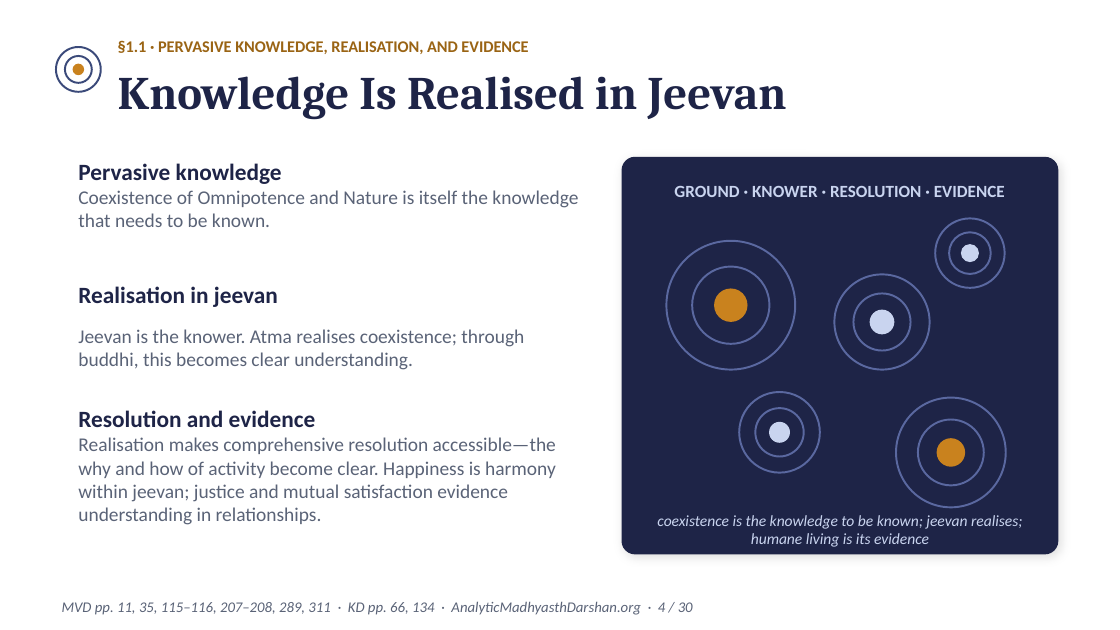
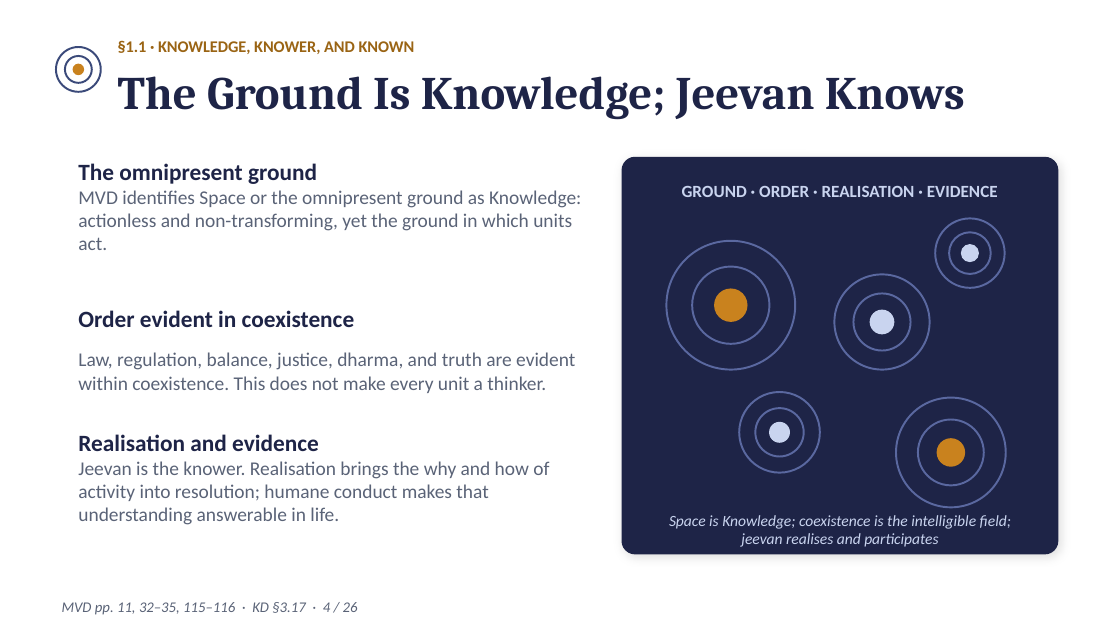
Before and after one commit to raghavamohan/AnalyticMadhyasthDarshan, a slide deck: slide 4 of Studies/The-Epistemology-of-Coexistence/The-Epistemology-of-Coexistence-Madhyasth-Darshan.pptx. Drawn at 1120x630 pixels with LibreOffice and Linux fonts; fonts in the diff are those of the drawing. Boxes give left, top, right and bottom in pixels: in the first picture for what was removed or moved away, otherwise in the second. Text is boxed around its words. In the diff, an @@ line names an element or a change of style, - is before the commit and + after.

Commit message:
Update epistemology Madhyasth Darshan deck

```diff
--- a/Studies/The-Epistemology-of-Coexistence/The-Epistemology-of-Coexistence-Madhyasth-Darshan.pptx
+++ b/Studies/The-Epistemology-of-Coexistence/The-Epistemology-of-Coexistence-Madhyasth-Darshan.pptx
@@ text at (x1=118, y1=40, x2=415, y2=54): text changed @@
-§1.1 · PERVASIVE KNOWLEDGE, REALISATION, AND EVIDENCE
+§1.1 · KNOWLEDGE, KNOWER, AND KNOWN
@@ text at (x1=118, y1=76, x2=965, y2=119): text changed @@
-Knowledge Is Realised in Jeevan
+The Ground Is Knowledge; Jeevan Knows
@@ text at (x1=78, y1=163, x2=581, y2=525): text changed @@
-Pervasive knowledge
-Coexistence of Omnipotence and Nature is itself the knowledge that needs to be known.
-Realisation in jeevan
-Jeevan is the knower. Atma realises coexistence; through buddhi, this becomes clear understanding.
-Resolution and evidence
-Realisation makes comprehensive resolution accessible—the why and how of activity become clear. Happiness is harmony within jeevan; justice and mutual satisfaction evidence understanding in relationships.
+The omnipresent ground
+MVD identifies Space or the omnipresent ground as Knowledge: actionless and non-transforming, yet the ground in which units act.
+Order evident in coexistence
+Law, regulation, balance, justice, dharma, and truth are evident within coexistence. This does not make every unit a thinker.
+Realisation and evidence
+Jeevan is the knower. Realisation brings the why and how of activity into resolution; humane conduct makes that understanding answerable in life.
@@ text at (x1=682, y1=186, x2=998, y2=197): text changed @@
-GROUND · KNOWER · RESOLUTION · EVIDENCE
+GROUND · ORDER · REALISATION · EVIDENCE
@@ text at (x1=669, y1=515, x2=1011, y2=547): text changed @@
-coexistence is the knowledge to be known; jeevan realises; humane living is its evidence
+Space is Knowledge; coexistence is the intelligible field; jeevan realises and participates
@@ text at (x1=62, y1=602, x2=358, y2=615): text changed @@
-MVD pp. 11, 35, 115–116, 207–208, 289, 311 · KD pp. 66, 134 · AnalyticMadhyasthDarshan.org · 4 / 30
+MVD pp. 11, 32–35, 115–116 · KD §3.17 · 4 / 26
```
Also in this commit, not shown: 17 other slides changed, 8 slides added, 12 slides removed, 5 other files.
